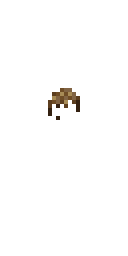
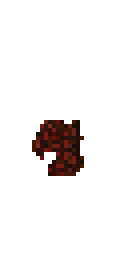
Revision of a layered 128x256 image; what changed, layer by layer:
added layer "flannel black stripes copy" (50%) above "flannel black stripes" over bbox(36, 120, 84, 176)
added layer "flannel black stripes" (multiply, 50%) above "flannel jacket" over bbox(36, 120, 84, 176)
added layer "flannel jacket" above "winter jacket" over bbox(32, 120, 84, 176)
hid group "hair medium" (6 layers) over bbox(48, 88, 80, 120)
